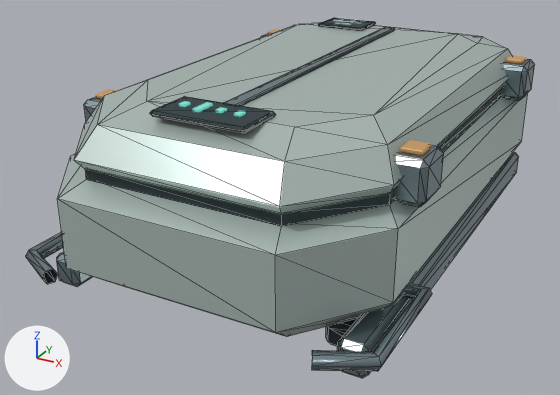
A saved change to the glTF model public/assets/environment/cryo-review.glb.
Camera for both pictures: a camera (50 mm lens) standing at (1.62, -3.4, 1.46) and looking at (-0.14, -0.19, -0.15). The axes (+X, +Y, +Z) are drawn at lower left. The lights are the same throughout. The older version comes first. Mesh edges are drawn as thin lines on the coarser meshes.

The older version as bpy lines, for what is in view:
```python
mat_cryo_ceramic = principled_material('cryo-ceramic')
mat_cryo_ceramic.base_color = (0.52, 0.62, 0.59)  # light grey #bfceca
mat_cryo_ceramic.metallic = 0.45
mat_cryo_ceramic.roughness = 0.35
me_cast_pressure_tub = bpy.data.meshes.new('Cast pressure tub')
me_cast_pressure_tub.from_pydata(...)  # 64 vertices, 120 faces; spans x -0.78..0.78, y -1.37..1.38, z -0.27..0.54
me_cast_pressure_tub.materials.append(mat_cryo_ceramic)  # light grey #bfceca
me_cube_001 = bpy.data.meshes.new('Cube.001')
me_cube_001.from_pydata(...)  # 216 vertices, 380 faces; spans x -0.15..1.55, y -1.37..1.18, z -0.08..0.81
me_cube_001.materials.append(mat_cryo_machined)  # grey #8b9ea4
me_cube_003 = bpy.data.meshes.new('Cube.003')
me_cube_003.from_pydata(...)  # 96 vertices, 176 faces; spans x -0.05..1.52, y -1.64..0.05, z -0.01..0.01
me_cube_003.materials.append(mat_cryo_safety)  # orange #d3a265
ob_cryo_ceramic = bpy.data.objects.new('cryo-ceramic', me_cast_pressure_tub)
ob_cryo_ceramic.location = (0.0, 0.0, 0.0)
ob_cryo_machined = bpy.data.objects.new('cryo-machined', me_cube_001)
ob_cryo_machined.location = (-0.7, 0.0, -0.25)
ob_cryo_safety = bpy.data.objects.new('cryo-safety', me_cube_003)
ob_cryo_safety.location = (-0.74, 0.86, 0.455)
# also in view: 'cryo-seal' at (0.0, 0.0, 0.07)
```
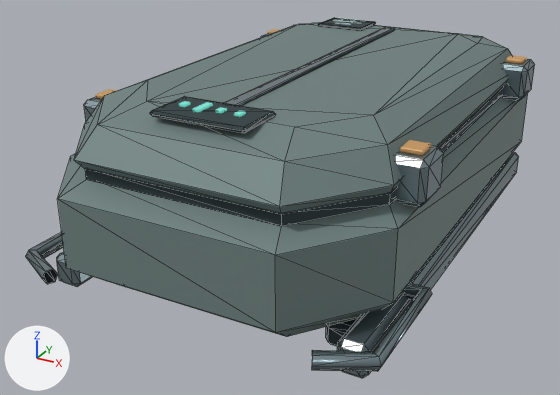
Changed parts and their boxes [x1, y1, x2, y2] in the pictures (560 x 395 px):
'cryo-ceramic', recoloured, surface changed (light grey to grey): [58, 22, 528, 337] in both

The change, as a list of edits to the scene's bpy script:
```text
Change mat_cryo_ceramic:
    mat_cryo_ceramic.base_color: (0.52, 0.62, 0.59) -> (0.18, 0.25, 0.24)  # light grey #bfceca -> grey #768986
    mat_cryo_ceramic.roughness: 0.35 -> 0.68
```
